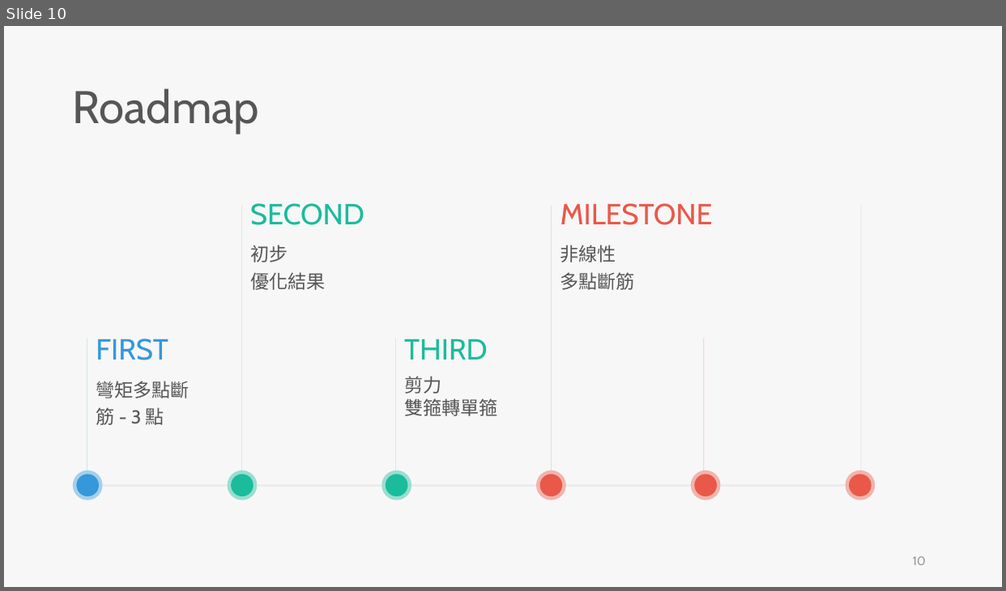
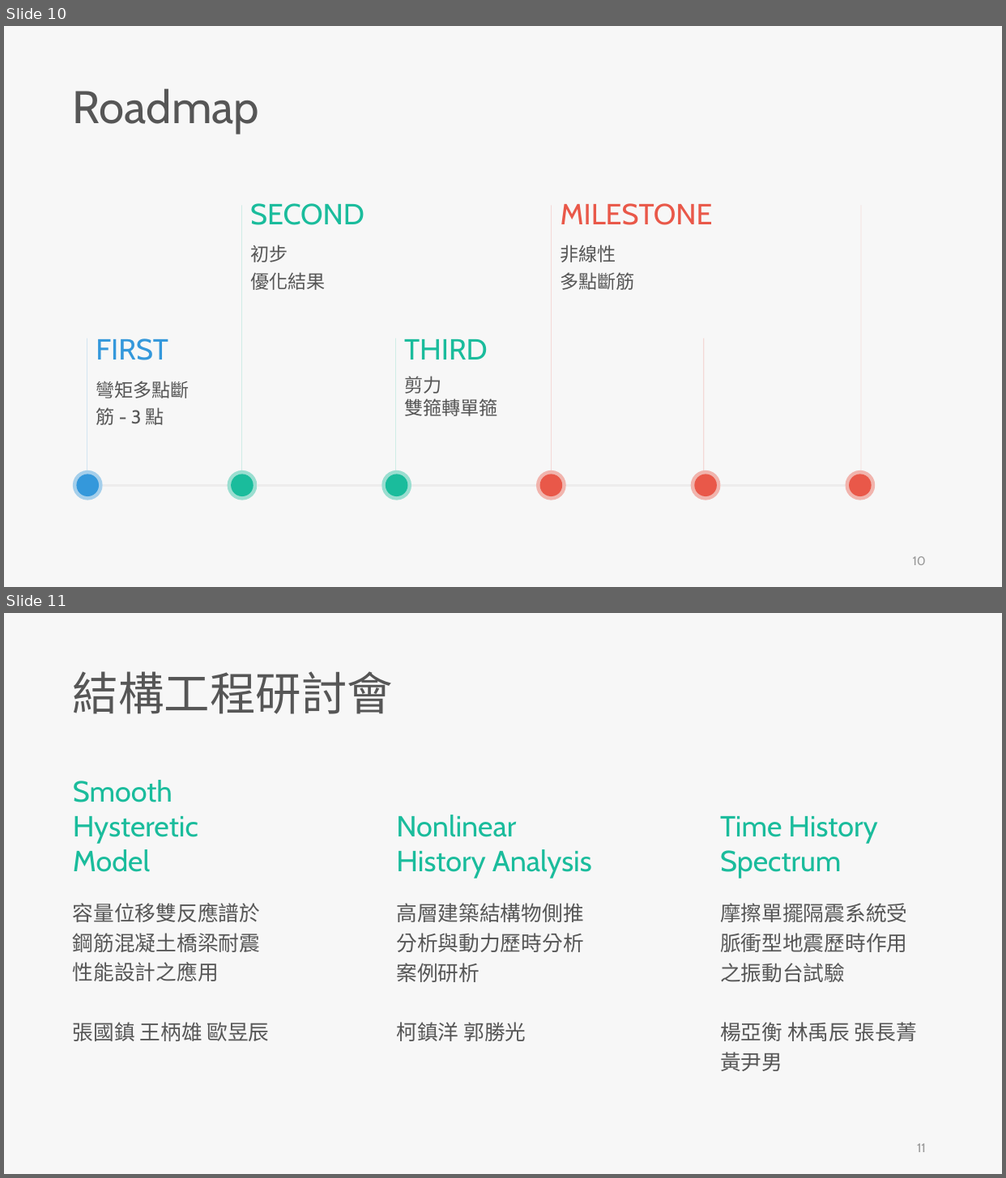
Before and after one commit to skyran1278/VbaProject, a slide deck: 20180126_SmartCut/20181115_Meeting/20181115 Meeting.pptx. Shown one above the other, each under a label of ours: slide 10 before the commit, slides 10 and 11 after it. The pictures are 1006x591 and 1006x1178 pixels, drawn with LibreOffice and Linux fonts; fonts in the diff are those of the drawing. Boxes give left, top, right and bottom in pixels: in the first picture for what was removed or moved away, otherwise in the second. Text is boxed around its words. In the diff, an @@ line names an element or a change of style, - is before the commit and + after.

```diff
--- a/20180126_SmartCut/20181115_Meeting/20181115 Meeting.pptx
+++ b/20180126_SmartCut/20181115_Meeting/20181115 Meeting.pptx
@@ slide 11 added at bbox=[4, 613, 1002, 1174], background #F7F7F7 @@
@@ text added at bbox=[73, 671, 393, 714], 44 pt, text #565656 @@
+結構工程研討會
@@ text added at bbox=[73, 780, 198, 872], 28 pt, text #1ABC9C @@
+Smooth
+Hysteretic Model
@@ text added at bbox=[396, 815, 592, 879], 28 pt, text #1ABC9C @@
+Nonlinear History Analysis
@@ text added at bbox=[720, 816, 877, 879], 28 pt, text #1ABC9C @@
+Time History
+Spectrum
@@ text added at bbox=[73, 903, 270, 1041], 20 pt, text #565656 @@
+容量位移雙反應譜於鋼筋混凝土橋梁耐震性能設計之應用
+張國鎮 王柄雄 歐昱辰
@@ text added at bbox=[396, 903, 583, 1041], 20 pt, text #565656 @@
+高層建築結構物側推分析與動力歷時分析案例研析
+柯鎮洋 郭勝光
@@ text added at bbox=[720, 903, 917, 1071], 20 pt, text #565656 @@
+摩擦單擺隔震系統受脈衝型地震歷時作用之振動台試驗
+楊亞衡 林禹辰 張長菁 黃尹男
@@ page number added at bbox=[917, 1144, 926, 1152], 12 pt, text #9A9A9A @@
+11
```
Also in this commit, not shown: 7 slides changed, 1 other slide added.
